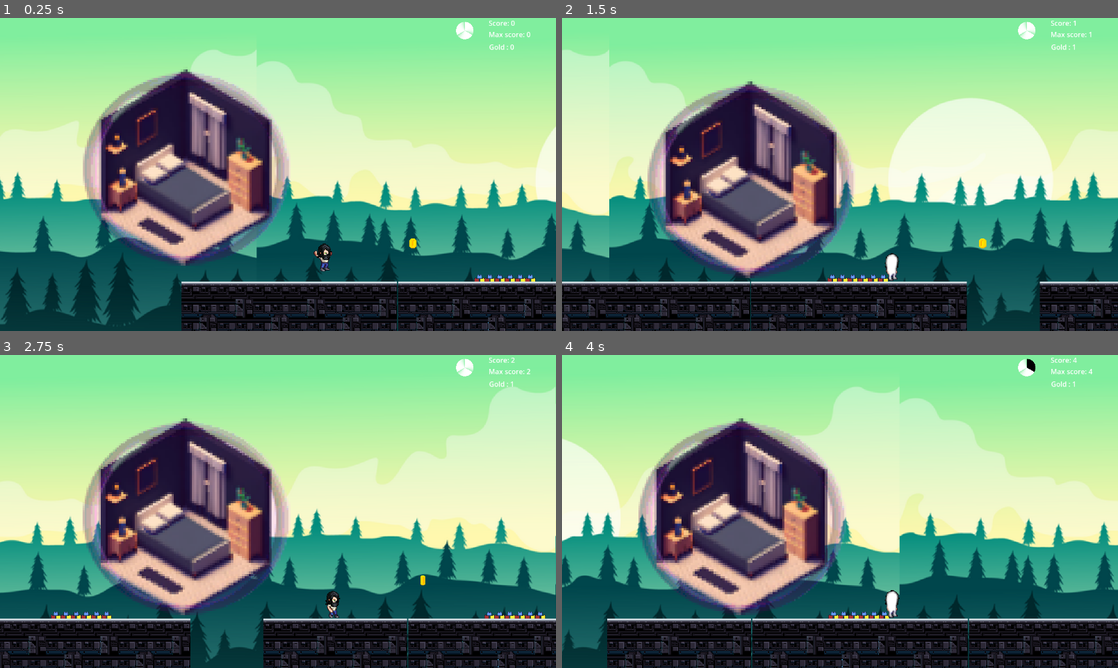
Above: before the commit, frames 1-4 (two rows, left to right).
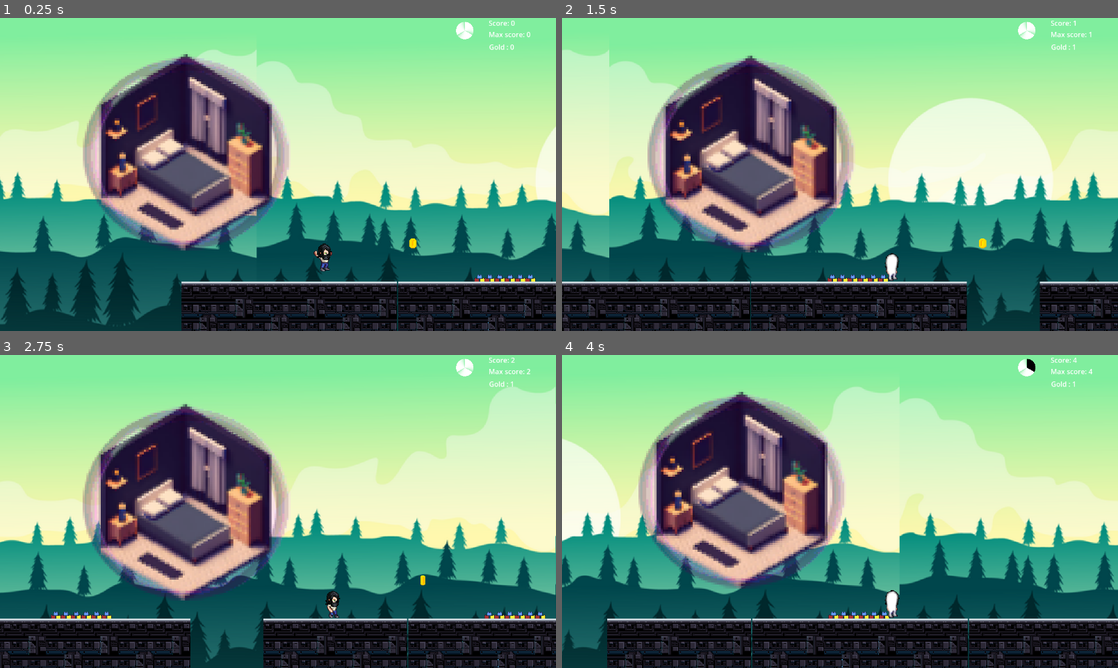
Above: after the commit, the same moments.

Repository: Narrop/Jame-Gam-17
Game: Godot game, scene res://Game.tscn
Same seed, same stepped clock (60 frames per second), same inputs: the game is played once before the commit and once after it. The engine's default icon, where the game draws it, is replaced by a stand-in: a white triangle on a blue panel in a dark square.
Inputs:
- Up to frame 1 (0.25 s): no input
- Up to frame 2 (1.5 s): tap Enter (ui_accept) at 0.5, 0.77 s; hold Right (ui_right) from 0.53 s (still down)
- Up to frame 3 (2.75 s): tap Enter (ui_accept) at 1.52 s; release Right (ui_right) at 2.03 s; hold Left (ui_left) from 2.03 s (still down)
- Up to frame 4 (4 s): release Left (ui_left) at 2.78 s; hold Right (ui_right) from 2.78 s (still down); tap Enter (ui_accept) at 3.02, 3.77 s

The runs differ from the first frame. In frame 1, 14% of the frame differs, in the area x 14-52%, y 11-80%; in frame 2, 16%; in frame 3, 13%; in frame 4, 16%, in the area x 13-52%, y 11-84%.

Commit message:
Update Room.gd

Diff:
--- a/Scenes/Actors/Rooms/Room.gd
+++ b/Scenes/Actors/Rooms/Room.gd
@@ -4,16 +4,26 @@
 
 var combat_mode = false
 
-@onready var h_diff = global_position.y - get_parent().get_node("Player").global_position.y
+var h_diff: int = -164
+
+
 
 # Called every frame. 'delta' is the elapsed time since the previous frame.
 func _physics_process(delta):
+
+	if global_position.y - get_parent().get_node("Player").global_position.y > h_diff + 10:
+		velocity.y = -100
+	elif global_position.y - get_parent().get_node("Player").global_position.y < h_diff - 10:
+		velocity.y = 100
+	else:
+		velocity.y  = 0
+
 	if not combat_mode:
 		velocity.x = SPEED
 		var collision = move_and_collide(velocity * delta)
 		if collision and collision.get_collider().name == "Player":
 			get_tree().reload_current_scene()
-	global_position.y = get_parent().get_node("Player").global_position.y + h_diff
+
 
 func _on_player_entered():
 	combat_mode = true
